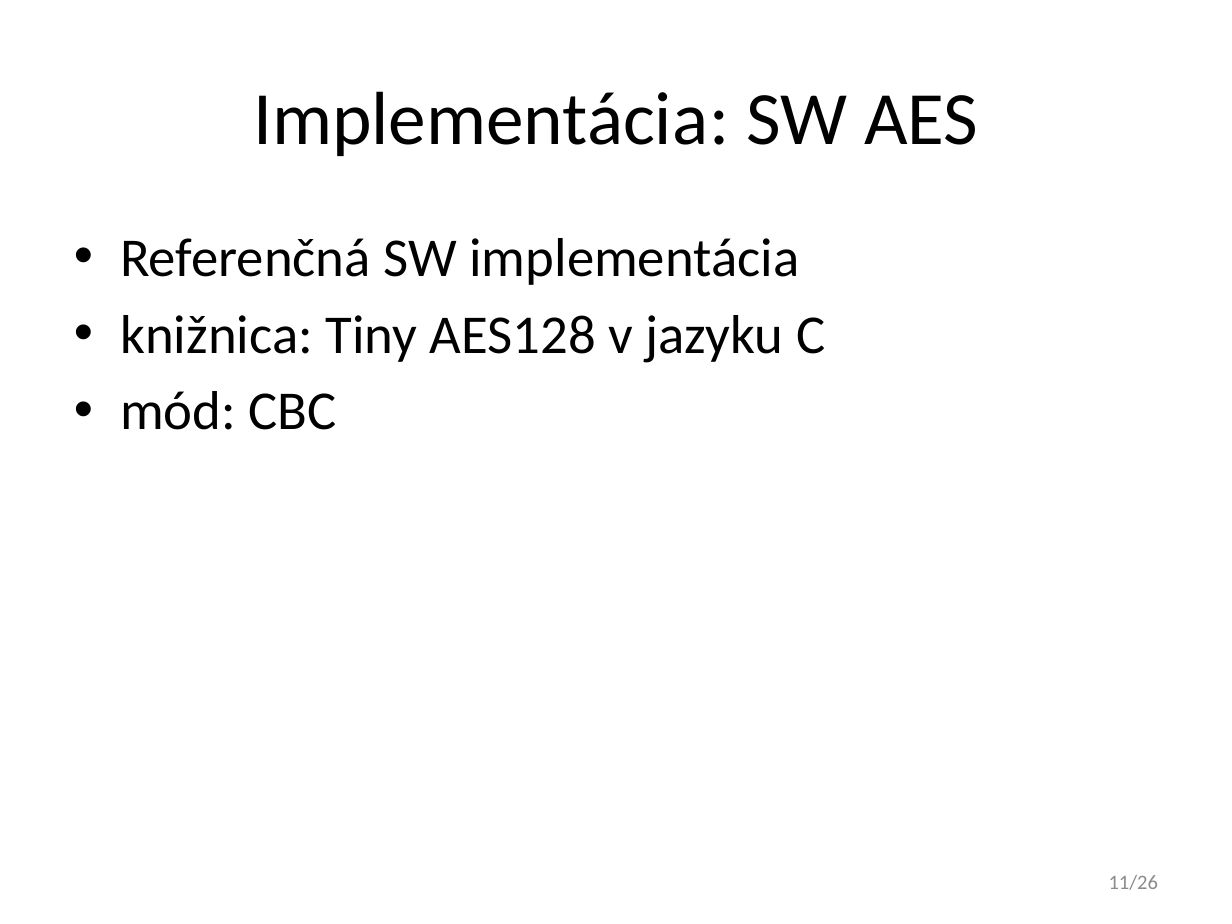
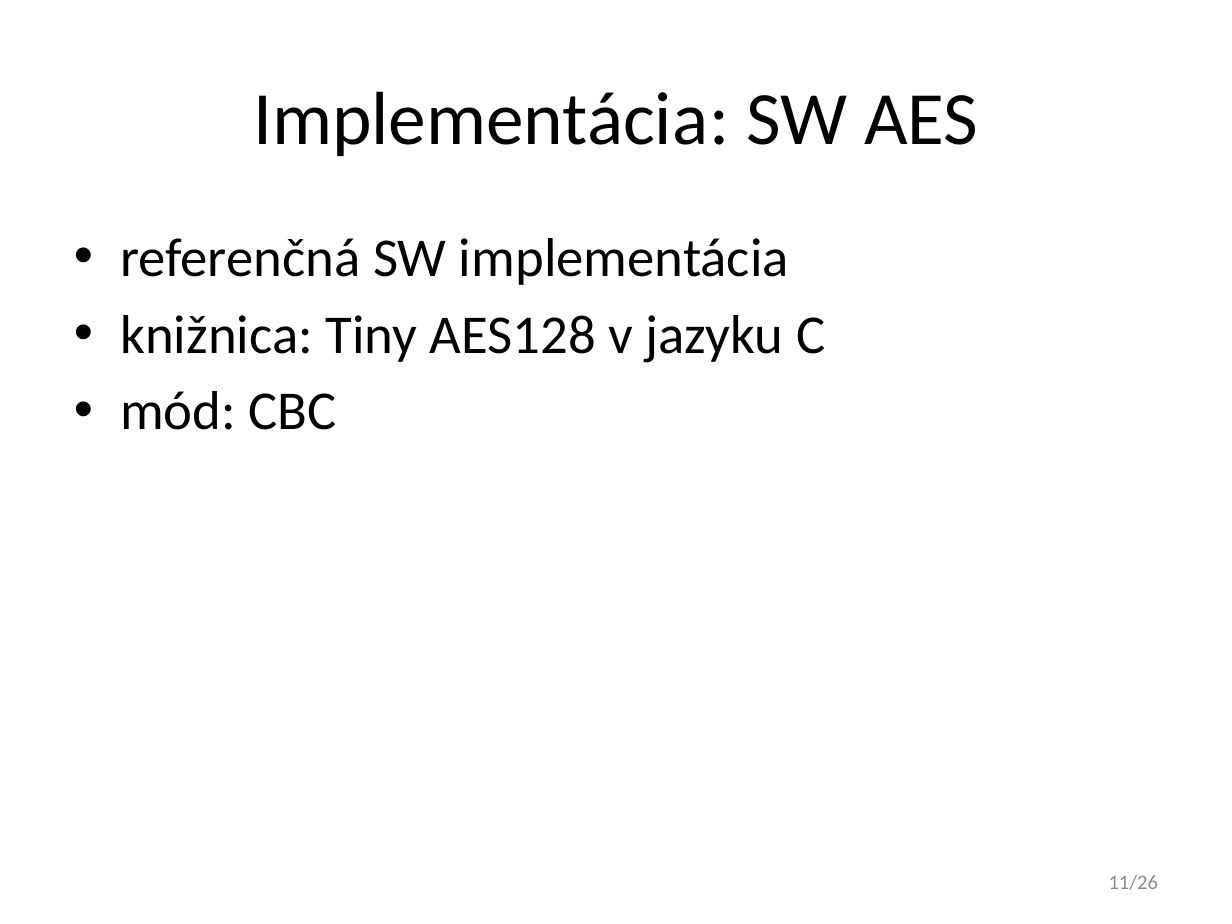
Before and after one commit to javacard-FOSS-applets/nrf6310-pca10007, a slide deck: slide 11 of Obhajoba/xdoubravsky_dp.pptx. Drawn at 1232x924 pixels with LibreOffice and Linux fonts; fonts in the diff are those of the drawing. Boxes give left, top, right and bottom in pixels: in the first picture for what was removed or moved away, otherwise in the second. Text is boxed around its words. In the diff, an @@ line names an element or a change of style, - is before the commit and + after.

```diff
--- a/Obhajoba/xdoubravsky_dp.pptx
+++ b/Obhajoba/xdoubravsky_dp.pptx
@@ text at [120, 238, 789, 285]: text changed @@
-• Referenčná SW implementácia
+• referenčná SW implementácia
```
Also in this commit, not shown: 10 other slides changed.
